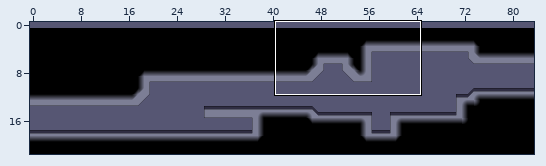
Level history. LDtk project: Darkrise/Assets/Levels/ryoDemoLevel.ldtk. The first picture is a wide view before the edit; the outline marks the close-up.
Close-up. First the earlier version:
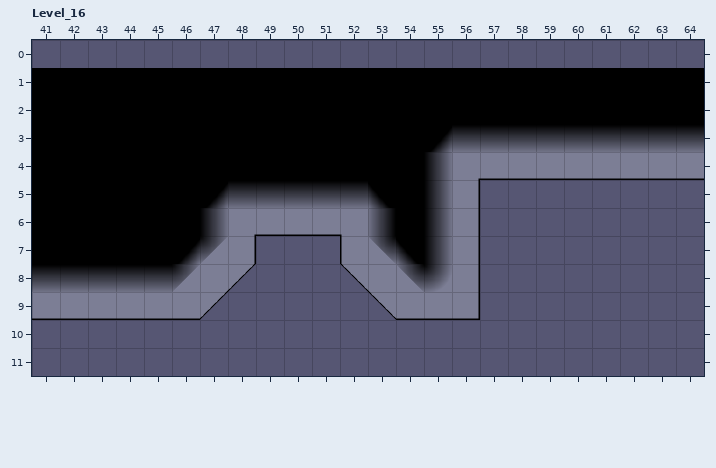
Cells are 60x60 px. Shown: Level_16 x 41..64, y 0..11. The commit also changed other parts of the map, which this record leaves out. The old version is drawn lined up with the new one.
The same view after the edit:
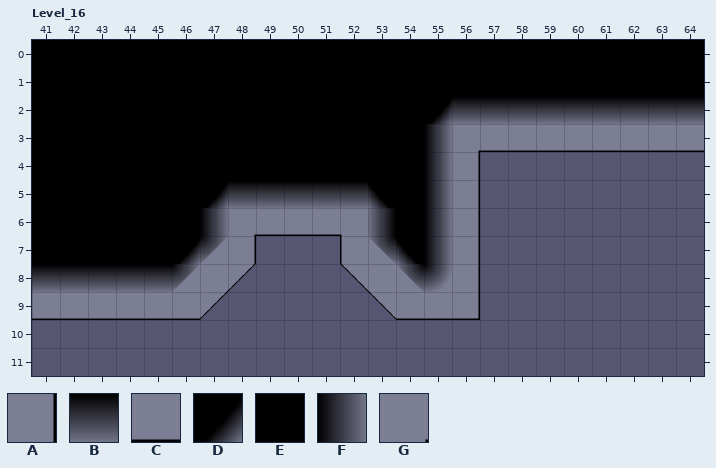
Key: from "Darkrise_Tilemap_5_4": A 24, B 36 flipped up-down, C 60 flipped up-down, D 74 turned 180, E 76, F 94 flipped left-right, G 98.
_ is an empty cell.
Change:
map size 84x21 -> 84x22 cells (old content now starts at 0,1; both pictures use the new coordinates)
Layer "Tiles":
Tile A replaces tile G in row 4 at x 56.
Tile B replaces tile E in row 2 at x 56 to 64.
Tile C replaces tile B in row 3 at x 57 to 64.
Tile D replaces tile E in row 2 at x 55.
Tile E is added in row 0 at x 41 to 64.
Tile F replaces tile D in row 3 at x 55.
Tile G replaces tile B in row 3 at x 56.
Tile C is removed in row 4 at x 57 to 64.
Boxes around the changes in both close-ups, in picture pixels (x1, y1, x2, y2):
added: (32, 40, 704, 68)
changed: (426, 98, 704, 180)
